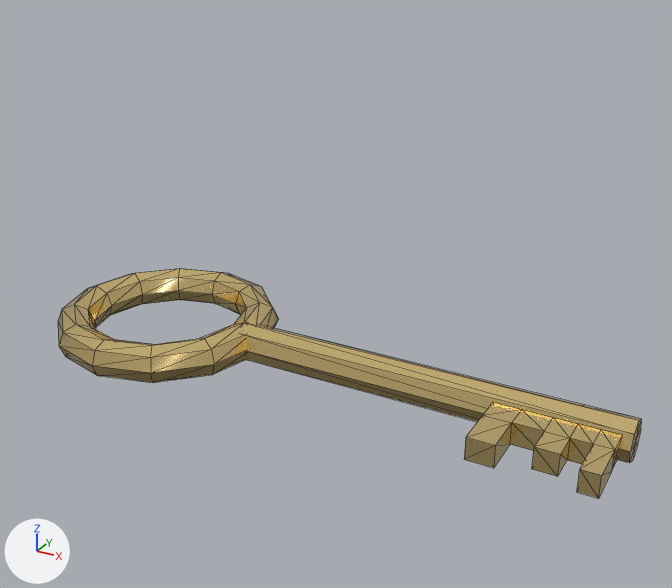
One commit to the glTF model models/goldkey.glb: the scene before it, then after it.
The view is the same before and after, from a 50 mm lens placed at (3.02, -3.59, 2.17), pointed at (0.96, 0.15, 0.3). The lights are fixed; the arrows at lower left show +X, +Y and +Z. Mesh edges are drawn as thin lines.

Before the edit, the objects in view are built like this:
```python
me_key = bpy.data.meshes.new('Key')
me_key.from_pydata(...)  # 148 vertices, 274 faces; spans x -155.0..155.0, y -10.0..10.0, z -60.0..60.0
me_key.materials.append(mat_key)
ob_key = bpy.data.objects.new('Key', me_key)
ob_key.location = (0.95, 0.0, 0.0)
ob_key.rotation_euler = (1.571, 0.0, 0.0)  # degrees (90, 0, 0)
ob_key.scale = (0.01, 0.01, 0.01)
```
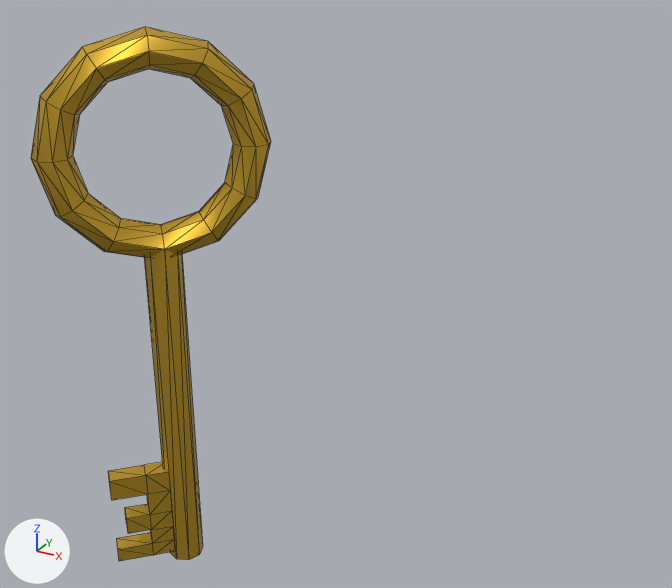
Commit message: exit door key pickup

Pixel boxes [x1, y1, x2, y2] of what changed, in the pictures (672 x 588 px):
'Key', recoloured, moved, turned: before [58, 269, 641, 498]; after [31, 27, 271, 561]

The edits, one by one:
Material 'Material.001' (mat_material_001) is new.
Its base color is (0.8, 0.489, 0.047) (yellow #e7ba3d).
Its metallic is 0.845.
Its roughness is 0.327.
me_key has 148 vertices, 274 faces and spans x -155.0..155.0, y -10.0..10.0, z -60.0..60.0.
me_key no longer uses material mat_key.
me_key now uses material mat_material_001 (yellow #e7ba3d).
Object 'Key' (ob_key) moves from (0.95, 0.0, 0.0) to (0.0, 0.0, 0.0).
Object 'Key' (ob_key) turns from (90, 0, 0) to (135, 90, 0) degrees about x, y and z.
